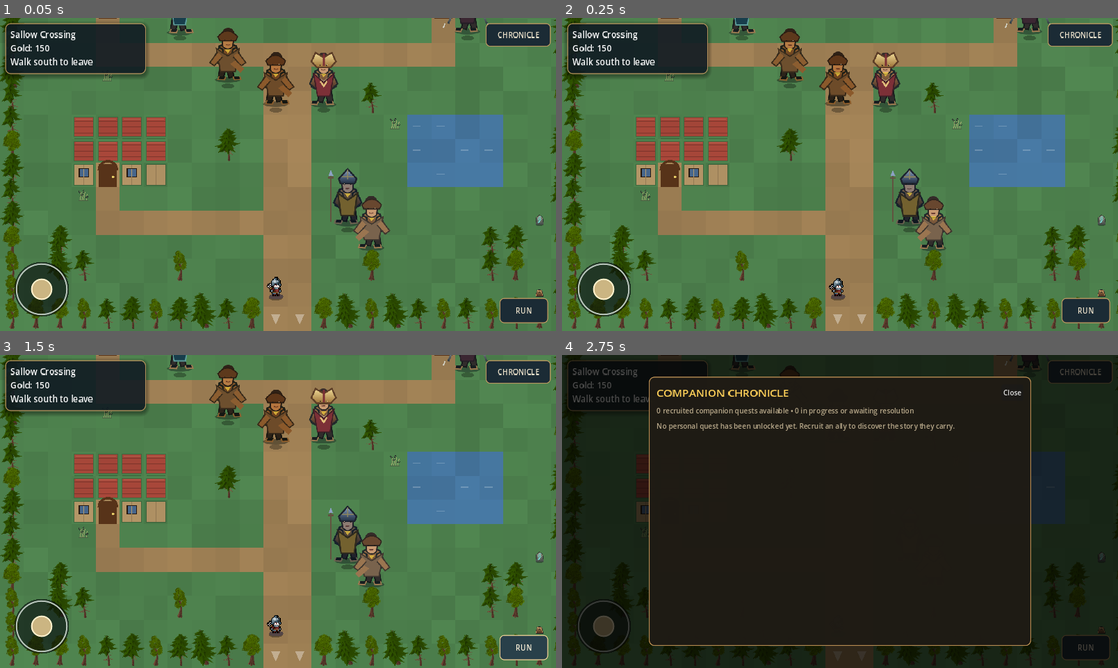
Above: before the commit, frames 1-4 (two rows, left to right).
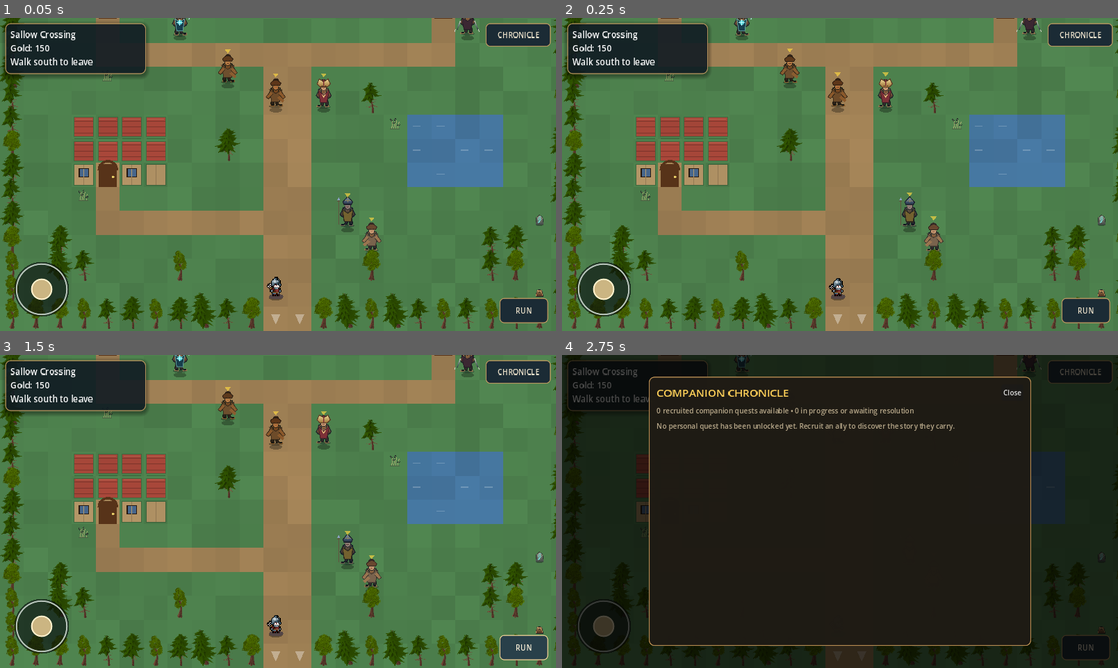
Above: after the commit, the same moments.

Repository: ninjun42215-gif/KindleWake
Game: Godot game, scene res://Location.tscn
Two runs of this game, one before a commit and one after it. Both use one fixed random seed, a clock stepped at 60 frames per second and the inputs below. This scene is started directly instead of the project's main scene.
Inputs:
- Up to frame 1 (0.05 s): no input
- Up to frame 2 (0.25 s): no input
- Up to frame 3 (1.5 s): click "RUN" at 0.5 s; click "RUN: ON" at 1.25 s
- Up to frame 4 (2.75 s): click "CHRONICLE" at 2 s

The runs differ from the first frame. In frame 1, 3.4% of the frame differs, in the area x 30-88%, y 0-75%; in frame 2, 3.4%; in frame 3, 3.4%; in frame 4, 0.2%.

Commit message:
Scale settlement NPCs to match the player and adjust dialogue prompts

Diff:
--- a/Kindlewake/scripts/ui/location_scene.gd
+++ b/Kindlewake/scripts/ui/location_scene.gd
@@ -1179,25 +1179,25 @@
             npc_motion = "talk"
         elif fposmod(npc_clock, 17.0) < 2.2:
             npc_motion = "walk"
-        if not Art.draw_character_animated(self, npc_sprite, foot, npc_clock, npc_motion, 0.82, tint, c.x > player_pos.x):
-            if not Art.draw_unit(self, "soldier", "idle", t + c.x * 0.01, foot, 1.35, c.x > player_pos.x, tint):
+        if not Art.draw_character_animated(self, npc_sprite, foot, npc_clock, npc_motion, 0.44, tint, c.x > player_pos.x):
+            if not Art.draw_unit(self, "soldier", "idle", t + c.x * 0.01, foot, 0.78, c.x > player_pos.x, tint):
                 draw_rect(Rect2(foot + Vector2(-8, -30), Vector2(16, 28)), tint)
         if near and bool(s.get("npc", false)):
-            var bubble := Rect2(c + Vector2(-17, -79), Vector2(34, 22))
+            var bubble := Rect2(c + Vector2(-14, -52), Vector2(28, 18))
             draw_rect(bubble, Color(0.96, 0.91, 0.78, 0.96))
             draw_rect(bubble, Color(0.29, 0.25, 0.20), false, 1.5)
-            draw_colored_polygon(PackedVector2Array([c + Vector2(-4, -58), c + Vector2(2, -58), c + Vector2(-2, -52)]), Color(0.96, 0.91, 0.78))
+            draw_colored_polygon(PackedVector2Array([c + Vector2(-4, -34), c + Vector2(2, -34), c + Vector2(-2, -29)]), Color(0.96, 0.91, 0.78))
             for dot in range(3):
                 var alpha: float = 0.35 if posmod(int(t * 4.0), 3) != dot else 1.0
-                draw_circle(c + Vector2(-8 + dot * 8, -68), 2.0, Color(0.32, 0.29, 0.24, alpha))
+                draw_circle(c + Vector2(-7 + dot * 7, -43), 1.5, Color(0.32, 0.29, 0.24, alpha))
     var bob: float = sin(t * 3.0) * 3.0
     var tip: Vector2 = c + Vector2(0, -52 + bob)
     var col := Color(1.0, 0.85, 0.25) if near else Color(1.0, 0.85, 0.25, 0.65)
     draw_colored_polygon(PackedVector2Array([tip + Vector2(-6, -8), tip + Vector2(6, -8), tip]), col)
     var label: String = str(s.get("name", ""))
     if near:
-        draw_string(ThemeDB.fallback_font, c + Vector2(-79, -69), label, HORIZONTAL_ALIGNMENT_CENTER, 160, 18, Color(0, 0, 0, 0.85))
-        draw_string(ThemeDB.fallback_font, c + Vector2(-80, -70), label, HORIZONTAL_ALIGNMENT_CENTER, 160, 18, Color(1.0, 0.95, 0.8))
+        draw_string(ThemeDB.fallback_font, c + Vector2(-79, -43), label, HORIZONTAL_ALIGNMENT_CENTER, 160, 18, Color(0, 0, 0, 0.85))
+        draw_string(ThemeDB.fallback_font, c + Vector2(-80, -44), label, HORIZONTAL_ALIGNMENT_CENTER, 160, 18, Color(1.0, 0.95, 0.8))
 
 
 func _draw_player() -> void:
